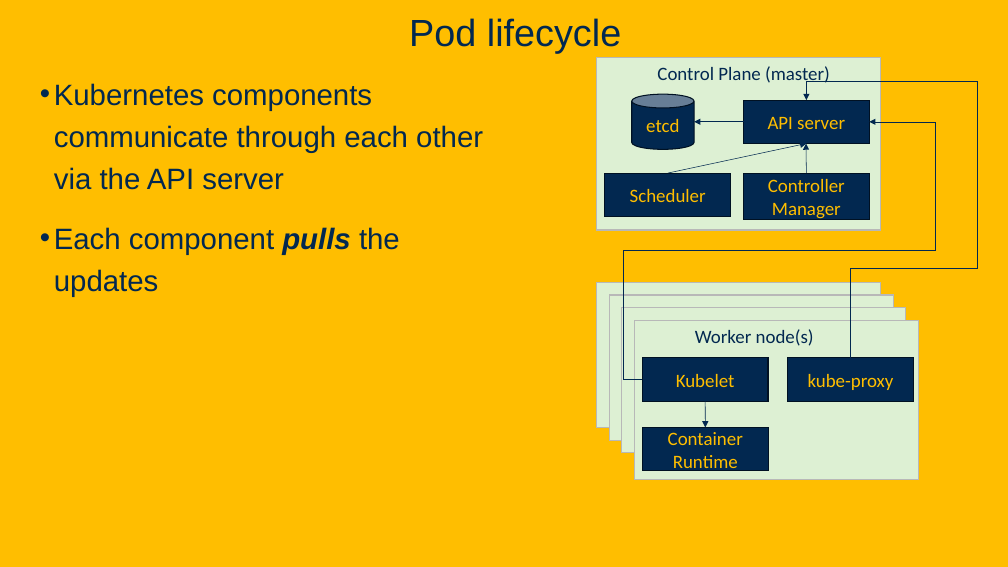
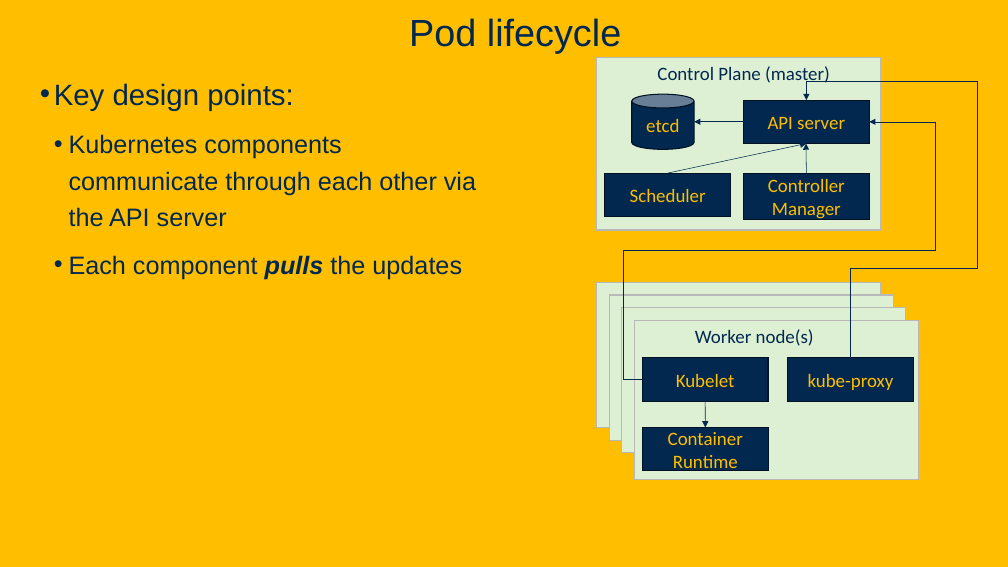
Before and after one commit to davsec-teaching/W26_ECS_160, a slide deck: slide 29 of slides/Kubernetes.pptx (slide 28 before the commit). Drawn at 1008x567 pixels with LibreOffice and Linux fonts; fonts in the diff are those of the drawing; background and template pictures are left out. Boxes give left, top, right and bottom in pixels: in the first picture for what was removed or moved away, otherwise in the second. Text is boxed around its words. In the diff, an @@ line names an element or a change of style, - is before the commit and + after.

Commit message:
nits in Kubernetes slides, WIP software testing

```diff
--- a/slides/Kubernetes.pptx
+++ b/slides/Kubernetes.pptx
@@ text at [54, 83, 294, 111]: paragraph added @@
+• Key design points:
@@ text at [69, 134, 476, 279]: size 28 to 24 pt in "Kubernetes components communicate through each other via ...", "Each component pulls the updates"; list level 1 to 2 in "Kubernetes components communicate through each ..."; list level 1 to 2 in "Each component pulls the updates" @@
```
Also in this commit, not shown: 16 other slides changed, 7 slides added, 1 slide removed, 1 other file.
